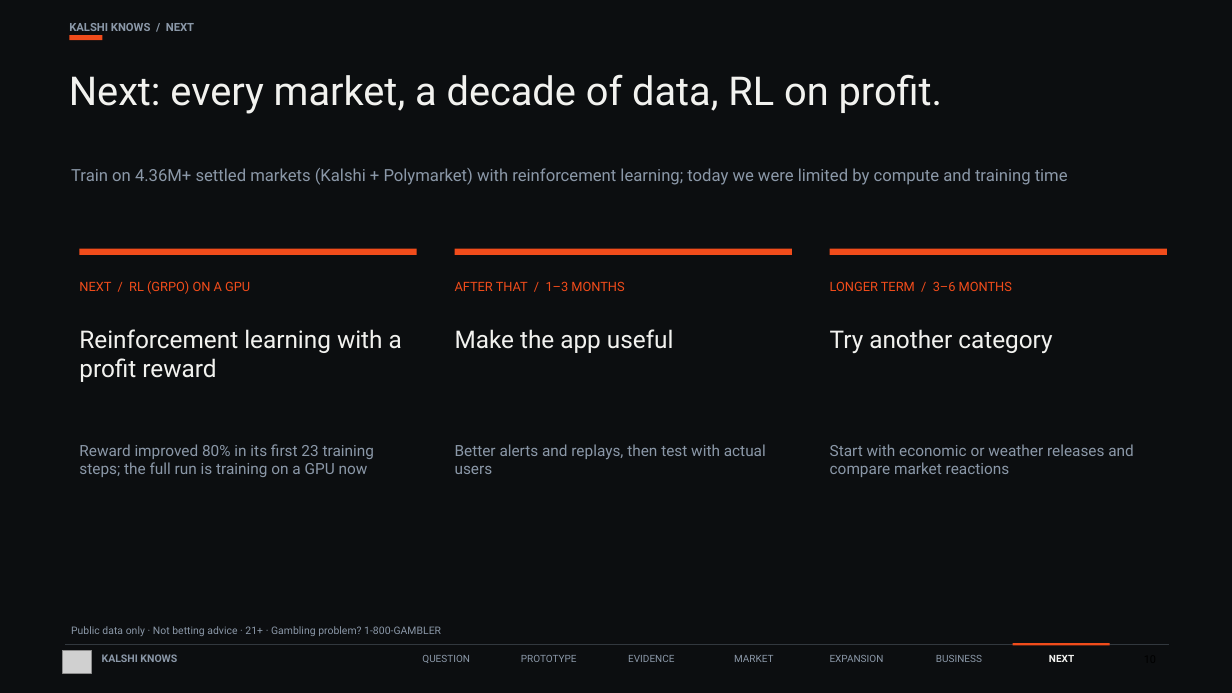
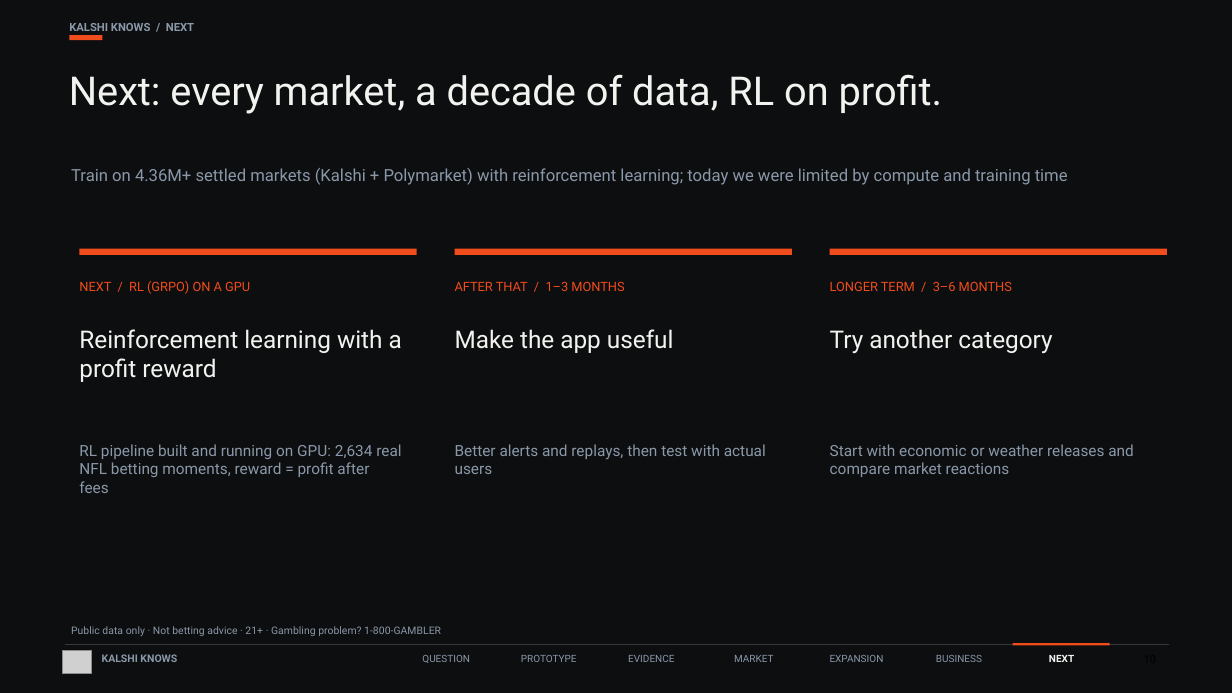
Before and after one commit to faisal-nabulsi/kalshi-knows, a slide deck: slide 10 of slides/Kalshi_Knows_FINAL.pptx. Drawn at 1232x693 pixels with LibreOffice and Linux fonts; fonts in the diff are those of the drawing; grey boxes stand for pictures. Boxes give left, top, right and bottom in pixels: in the first picture for what was removed or moved away, otherwise in the second. Text is boxed around its words. In the diff, an @@ line names an element or a change of style, - is before the commit and + after.

Commit message:
FINAL deck: GRPO line reflects the full run (pipeline running; no improvement claim)

```diff
--- a/slides/Kalshi_Knows_FINAL.pptx
+++ b/slides/Kalshi_Knows_FINAL.pptx
@@ text at <box>79,444,401,493</box>: text changed @@
-Reward improved 80% in its first 23 training steps; the full run is training on a GPU now
+RL pipeline built and running on GPU: 2,634 real NFL betting moments, reward = profit after fees
```
